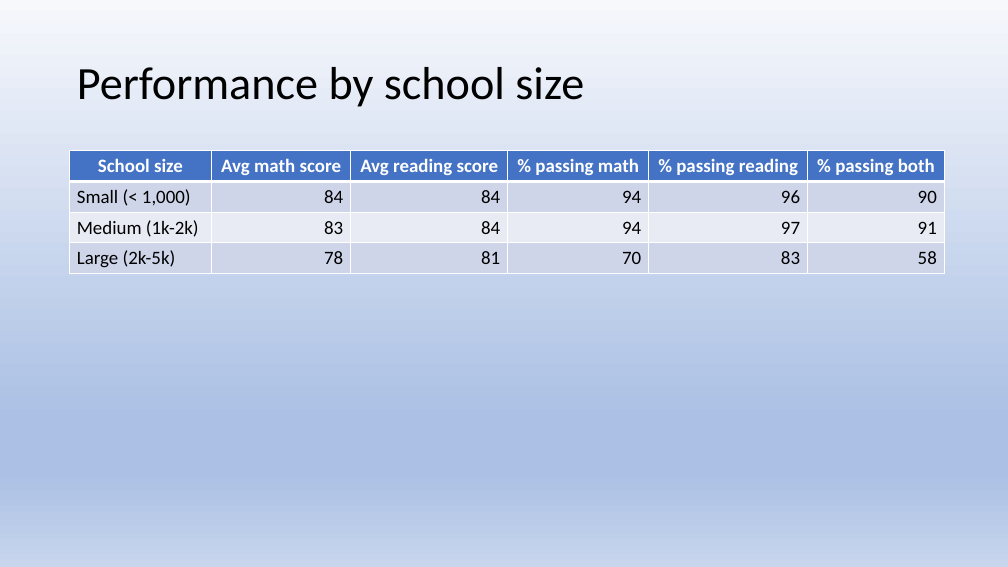
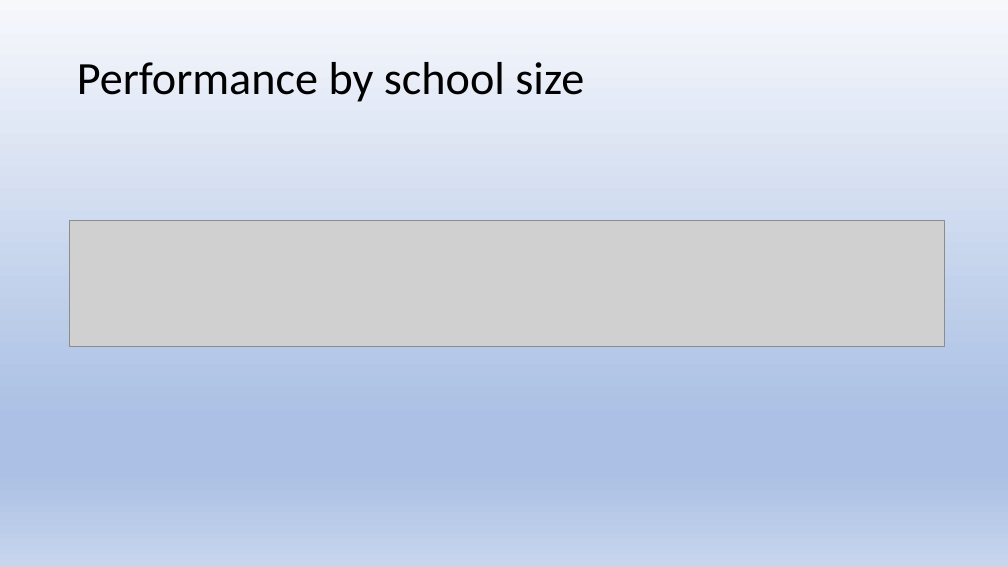
Before and after one commit to js816/tableau_school_district_analysis, a slide deck: slide 16 of School District Analysis.pptx. Drawn at 1008x567 pixels with LibreOffice and Linux fonts; fonts in the diff are those of the drawing; grey boxes stand for pictures. Boxes give left, top, right and bottom in pixels: in the first picture for what was removed or moved away, otherwise in the second. Text is boxed around its words. In the diff, an @@ line names an element or a change of style, - is before the commit and + after.

```diff
--- a/School District Analysis.pptx
+++ b/School District Analysis.pptx
@@ title "Performance by school size": place and size @@
-title "Performance by school size" at [77, 67, 584, 107]
+title "Performance by school size" at [77, 62, 584, 102]
@@ table removed at [70, 151, 945, 274], 4 rows, 6 columns @@
-School size | Avg math score | Avg reading score | % passing math | % passing reading | % passing both
-Small (< 1,000) | 84 | 84 | 94 | 96 | 90
-Medium (1k-2k) | 83 | 84 | 94 | 97 | 91
-Large (2k-5k) | 78 | 81 | 70 | 83 | 58
@@ picture added at [70, 221, 945, 347] @@
```
Also in this commit, not shown: 12 other slides changed, 2 slides removed, 1 other file.
